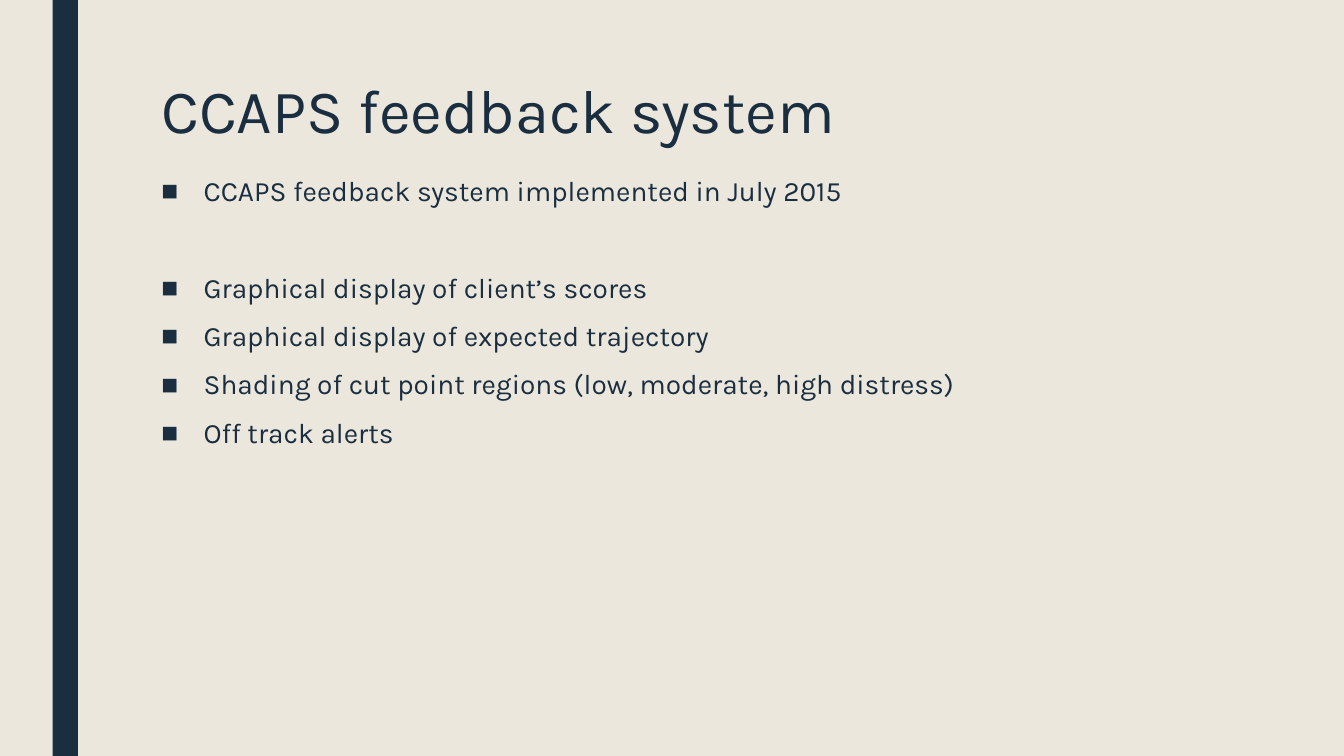
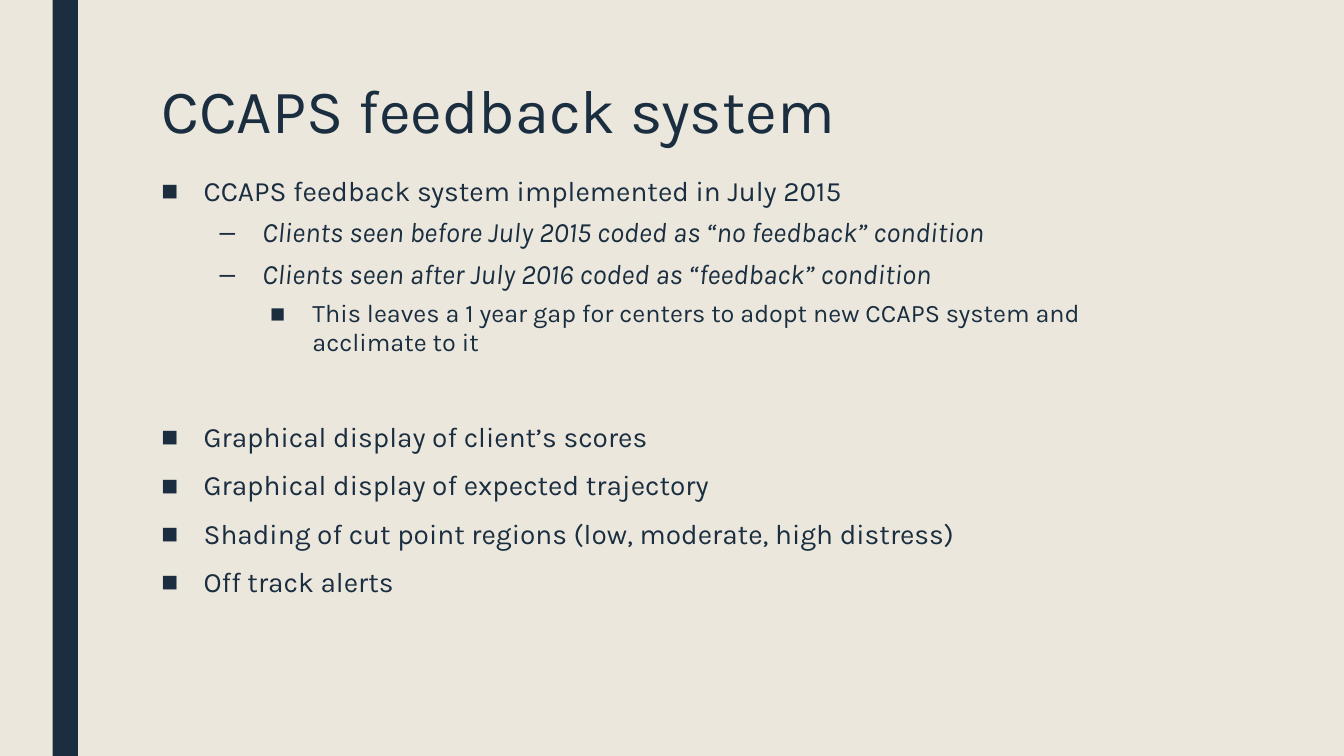
Before and after one commit to rbjanis/Dissertation, a slide deck: slide 5 of presentations/proposal/dissertation-proposal.pptx. Drawn at 1344x756 pixels with LibreOffice and Linux fonts; fonts in the diff are those of the drawing. Boxes give left, top, right and bottom in pixels: in the first picture for what was removed or moved away, otherwise in the second. Text is boxed around its words. In the diff, an @@ line names an element or a change of style, - is before the commit and + after.

```diff
--- a/presentations/proposal/dissertation-proposal.pptx
+++ b/presentations/proposal/dissertation-proposal.pptx
@@ text at box(262, 222, 1080, 352): paragraphs added @@
+  – Clients seen before July 2015 coded as “no feedback” condition
+  – Clients seen after July 2016 coded as “feedback” condition
+    ■ This leaves a 1 year gap for centers to adopt new CCAPS system and acclimate to it
```
Also in this commit, not shown: 9 other slides changed, 12 slides added.
